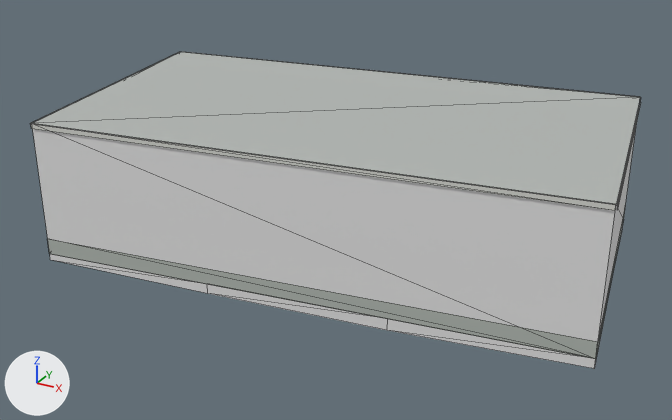
Two versions of the glTF model public/models/buildings/osm-way-49379103.glb, one commit apart.
Rendered twice from a 50 mm lens placed at (9.06, -17.0, 9.09), pointed at (-0.11, -0.32, 0.76). Lighting does not change. The marker at lower left points along +X, +Y and +Z. The first picture is the older version. Mesh edges are drawn as thin lines. Where no turn or scale is listed for an object, it has been applied to the vertices. Vertices at exactly the same position are counted once.

Objects in the first picture: 'building foundation 49379103', 'reality 49379103 near reality aged pale plaster', 'reality 49379103 near reality concrete plinth', 'reality 49379103 near reality flat weathered roof', 'reality 49379103 near reality pale aluminum sill'.
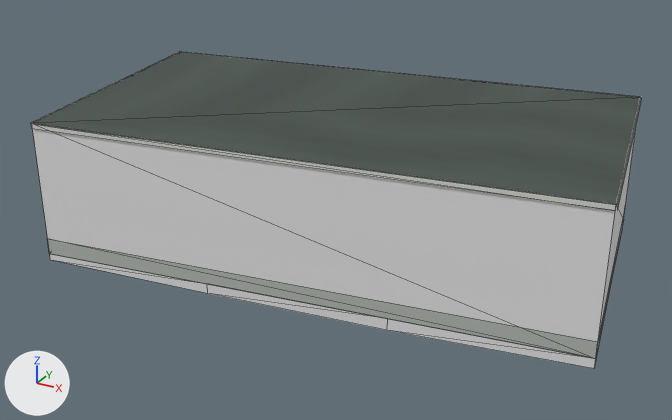
Pixel boxes (x1, y1, x2, y2) of what changed, in the pictures (672 x 420 px):
'reality 49379103 near reality flat weathered roof', surface changed (darker): (33, 52, 640, 204) in both
part 1 of me_reality_49379103_near_reality_pale_aluminum_sill, added: after (31, 52, 641, 205)

What changed in the scene script:
```text
Add img_roof_color:
    img_roof_color = load_image('roof-color', 'textures/1de3d7bb6546b7423004abcc0fb627c4d0c6ad03316b21d76a93f9bf4f470ca6.png', 256, 256, 'sRGB')
Change mat_reality_flat_weathered_roof:
    remove mat_reality_flat_weathered_roof.base_color = (0.451, 0.475, 0.455)  # grey #b3b7b4
    add mat_reality_flat_weathered_roof.texture = img_roof_color
Change me_reality_49379103_near_reality_pale_aluminum_sill:
    used by ob_reality_49379103_near_reality_pale_aluminum_sill; location = (0.0, 0.0, 0.0)
    verts and faces of me_reality_49379103_near_reality_pale_aluminum_sill; kept vertices keep their numbers, new ones are numbered from 16
    before: 2 (-6.32, 2.36, 3.0) at pixel (179, 51), 3 (-5.33, -3.93, 3.0) at pixel (30, 123), 6 (5.3, 4.04, 3.0) at pixel (640, 96), 7 (-6.29, 2.39, 3.0) at pixel (181, 51), 10 (6.32, -2.36, 3.0) at pixel (617, 204)
    before: 11 (5.33, 4.02, 3.0) at pixel (641, 97), 14 (-5.3, -3.95, 3.0) at pixel (30, 123), 15 (6.29, -2.39, 3.0) at pixel (615, 204)
    remove me_reality_49379103_near_reality_pale_aluminum_sill.from_pydata(...)  # 16 vertices, 8 faces; spans x -6.32..6.32, y -3.95..4.04, z 2.89..3.0
    add me_reality_49379103_near_reality_pale_aluminum_sill.from_pydata(...)  # 20 vertices, 16 faces; spans x -6.32..6.32, y -3.95..4.04, z 2.89..3.0
    me_reality_49379103_near_reality_pale_aluminum_sill part 1
    add verts[16] = (-5.3, -3.92, 3.0)  # pixel (31, 123)
    add verts[17] = (-6.29, 2.37, 3.0)  # pixel (180, 51)
    add verts[18] = (5.3, 4.01, 3.0)  # pixel (640, 97)
    add verts[19] = (6.29, -2.37, 3.0)  # pixel (616, 204)
    add faces += [(2, 16, 17), (2, 3, 16), (6, 17, 18), (6, 7, 17), (10, 18, 19), (10, 11, 18)]
    add faces += [(14, 19, 16), (14, 15, 19)]
```
